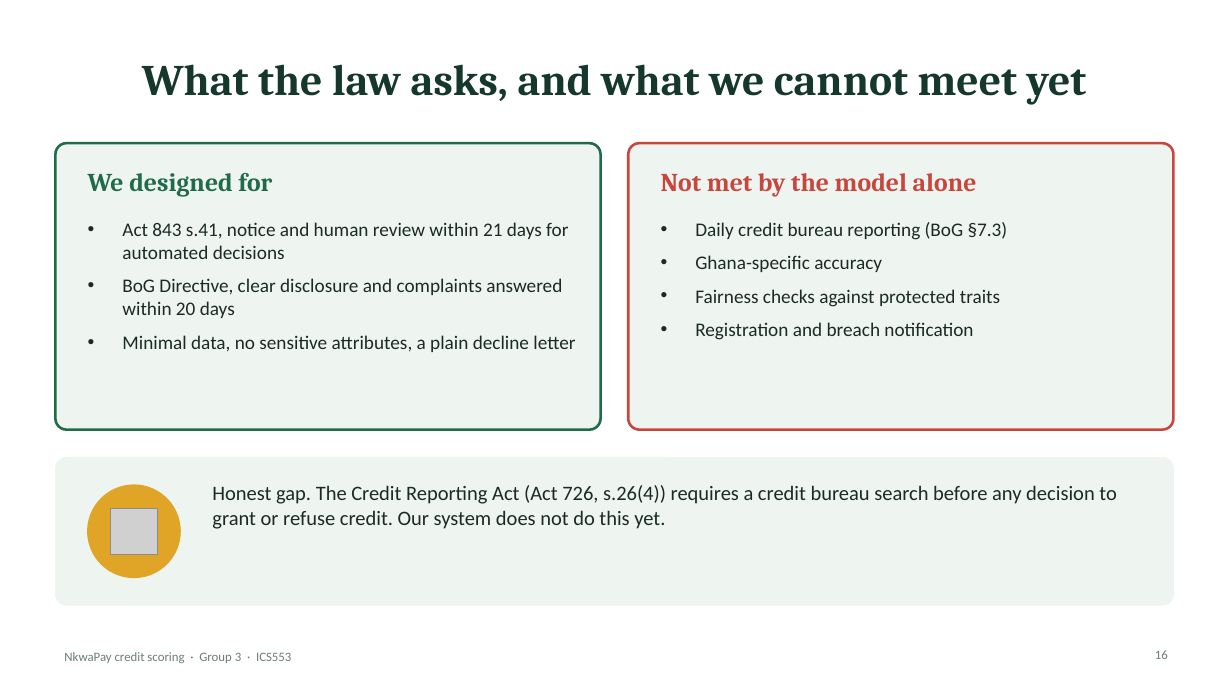
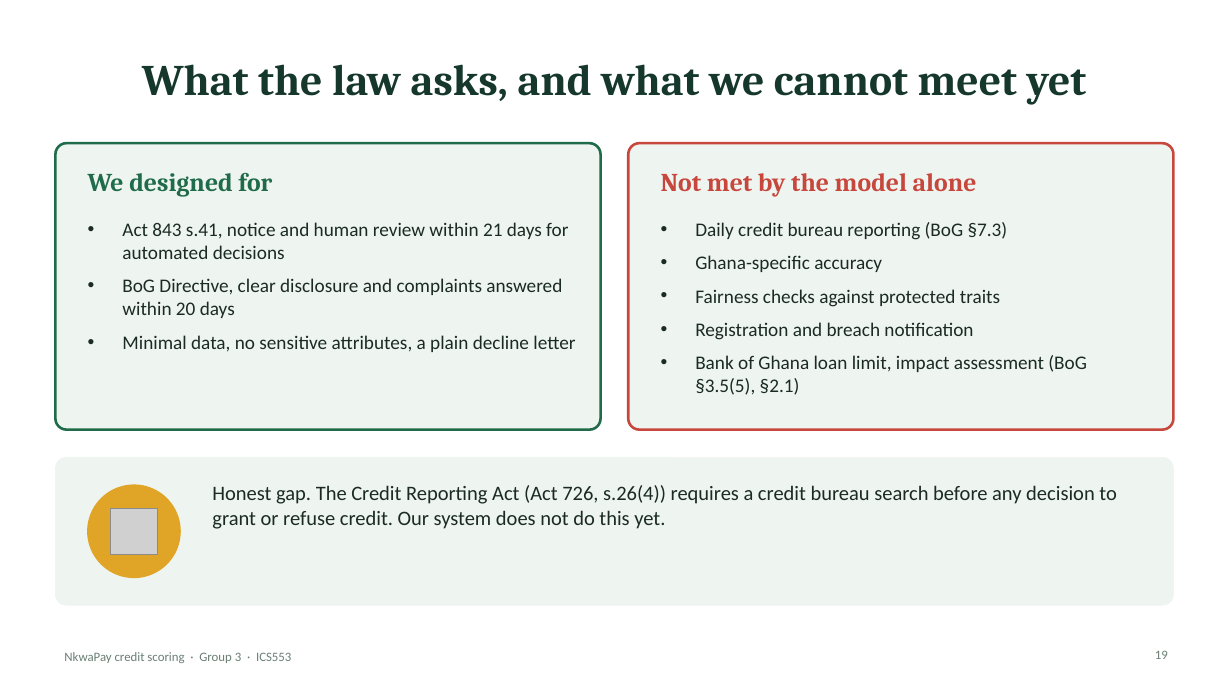
Before and after one commit to ASU-MICS-2028/mle-group-3-prosit-2, a slide deck: slide 19 of slides/NkwaPay_Debrief_Simple.pptx (slide 16 before the commit). Drawn at 1232x693 pixels with LibreOffice and Linux fonts; fonts in the diff are those of the drawing; grey boxes stand for pictures. Boxes give left, top, right and bottom in pixels: in the first picture for what was removed or moved away, otherwise in the second. Text is boxed around its words. In the diff, an @@ line names an element or a change of style, - is before the commit and + after.

Commit message:
Slides: add fee sensitivity, loan-limit test, starter-loan cost, earlier-default rule and Directive gaps

```diff
--- a/slides/NkwaPay_Debrief_Simple.pptx
+++ b/slides/NkwaPay_Debrief_Simple.pptx
@@ text at box(695, 355, 1087, 395): paragraph added @@
+• Bank of Ghana loan limit, impact assessment (BoG §3.5(5), §2.1)
@@ page number at box(1155, 651, 1168, 659): text changed @@
-16
+19
```
Also in this commit, not shown: 2 other slides changed, 3 slides added, 2 other files.
